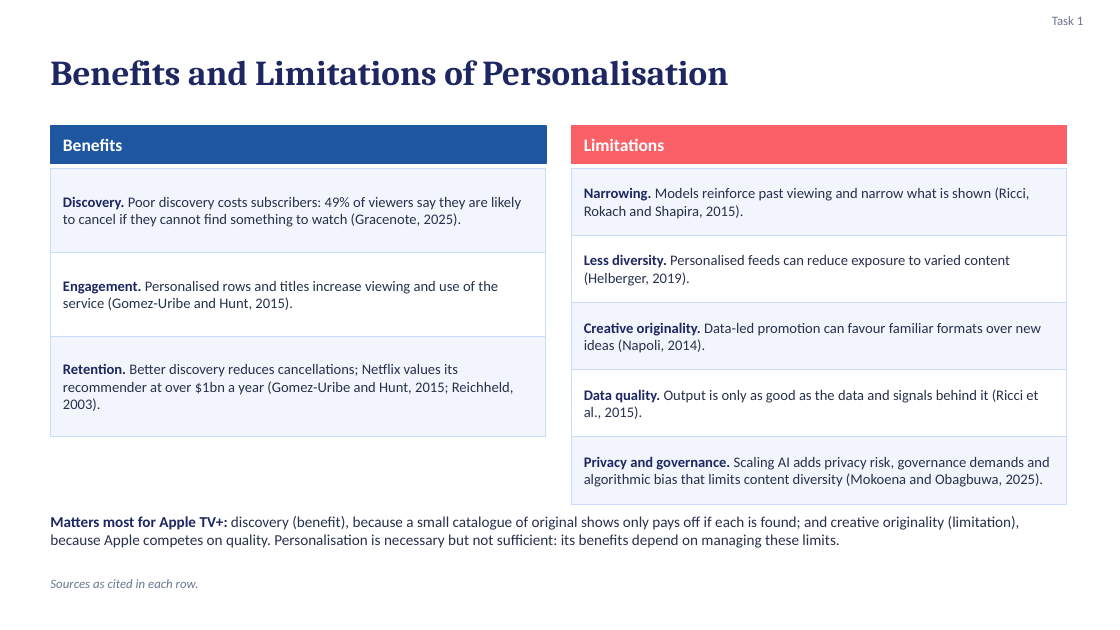
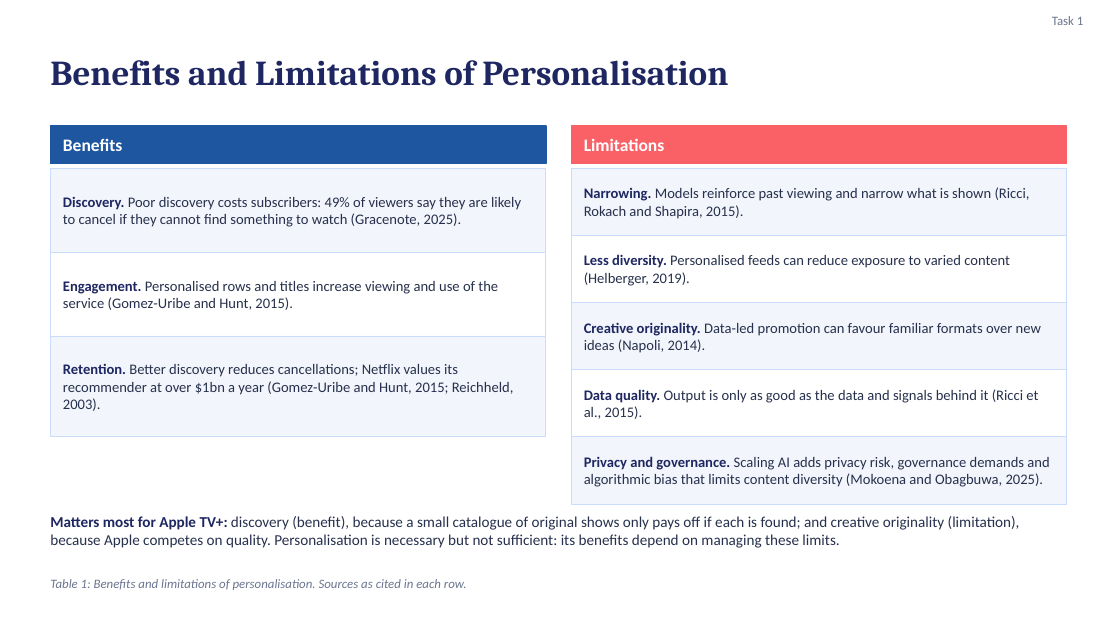
Before and after one commit to karanrg22-svg/skill, a slide deck: slide 5 of Earning-the-Signal_revised.pptx. Drawn at 1120x630 pixels with LibreOffice and Linux fonts; fonts in the diff are those of the drawing. Boxes give left, top, right and bottom in pixels: in the first picture for what was removed or moved away, otherwise in the second. Text is boxed around its words. In the diff, an @@ line names an element or a change of style, - is before the commit and + after.

```diff
--- a/Earning-the-Signal_revised.pptx
+++ b/Earning-the-Signal_revised.pptx
@@ text at box(50, 579, 467, 590): text changed @@
-Sources as cited in each row.
+Table 1: Benefits and limitations of personalisation. Sources as cited in each row.
```
Also in this commit, not shown: 7 other slides changed.
